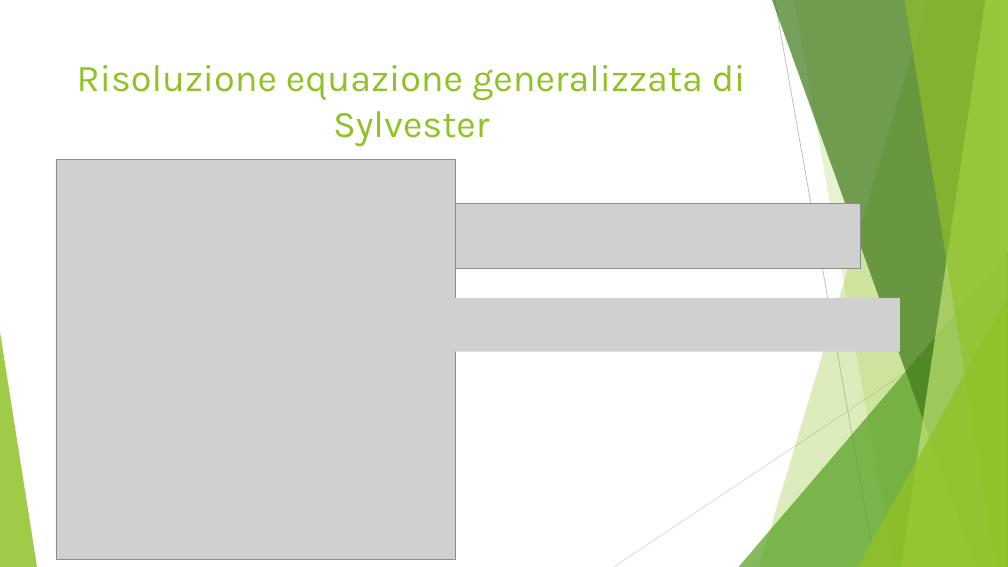
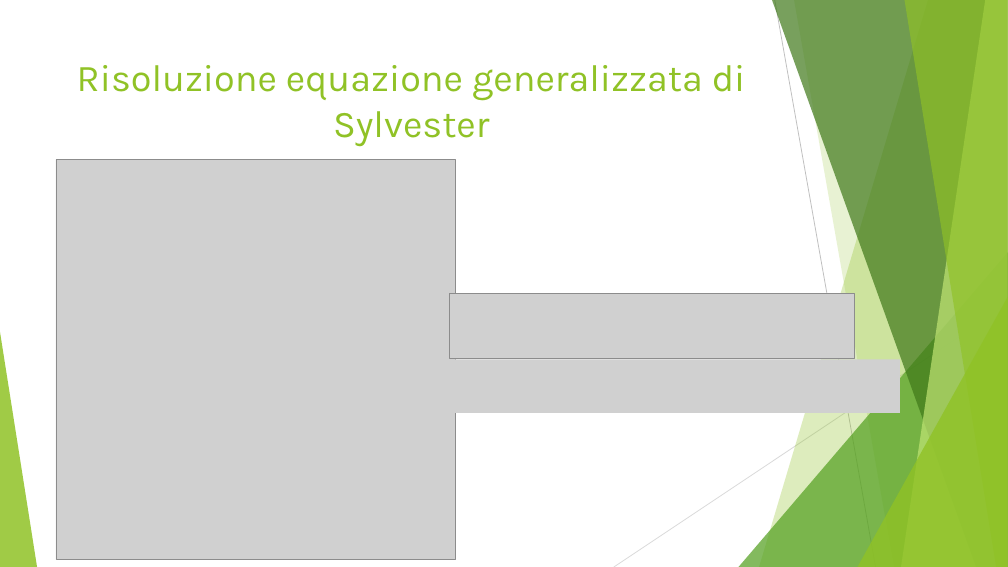
Before and after one commit to simonesinceri/CRA-2020-2021, a slide deck: slide 6 of Assignment_7/Presentazione ass7.pptx (slide 5 before the commit). Drawn at 1008x567 pixels with LibreOffice and Linux fonts; fonts in the diff are those of the drawing; grey boxes stand for pictures. Boxes give left, top, right and bottom in pixels: in the first picture for what was removed or moved away, otherwise in the second. Text is boxed around its words. In the diff, an @@ line names an element or a change of style, - is before the commit and + after.

```diff
--- a/Assignment_7/Presentazione ass7.pptx
+++ b/Assignment_7/Presentazione ass7.pptx
@@ picture: place and size @@
-picture at bbox=[455, 204, 861, 269]
+picture at bbox=[449, 294, 854, 359]
@@ picture removed at bbox=[455, 298, 900, 352] @@
@@ picture added at bbox=[455, 360, 900, 414] @@
```
Also in this commit, not shown: 2 other slides changed, 8 slides added, 9 slides removed.
